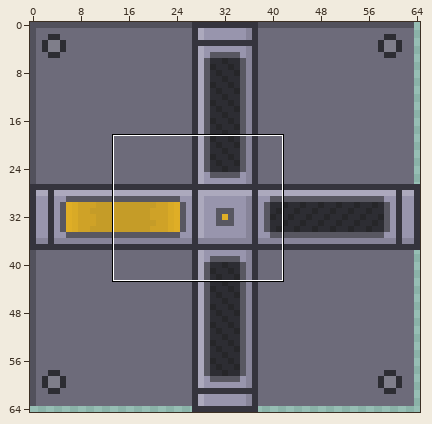
Pixel-art file, stored at assets/sprites/module_sprite_64x64.aseprite. The picture above shows the old version from afar; the outline marks the close-up.
Close-up. Before:
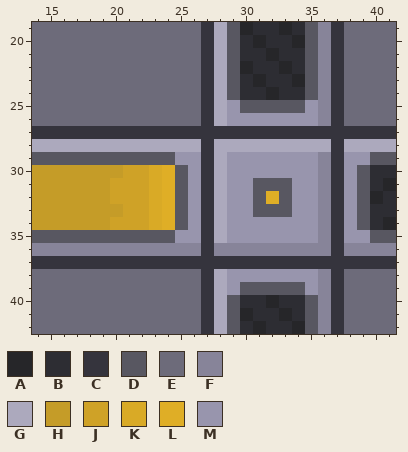
65x65 pixels, 1 frame. Colours within 5 levels of each other are drawn and written as one. Shown: x 14..41, y 19..42.
Palette (. is transparent): A #262629  B #2d2d33  C #35343d  D #585761  E #6d6b7a  F #878499  G #aca9bd  H #c59c28  J #cfa227  K #d9aa26  L #dfae26  M #9895ad
Pixels before, first column x 14:
19 EEEEEEEEEEEEECGDABBABDFCEEEE
20 EEEEEEEEEEEEECGDBABBADFCEEEE
21 EEEEEEEEEEEEECGDBBABBDFCEEEE
22 EEEEEEEEEEEEECGDABBABDFCEEEE
23 EEEEEEEEEEEEECGDBABBADFCEEEE
24 EEEEEEEEEEEEECGDBBABBDFCEEEE
25 EEEEEEEEEEEEECGMDDDDDMFCEEEE
26 EEEEEEEEEEEEECGMMMMMMMFCEEEE
27 CCCCCCCCCCCCCCCCCCCCCCCCCCCC
28 GGGGGGGGGGGGGCGGGGGGGGGCGGGG
29 DDDDDDDDDDDMMCGMMMMMMMFCMMDD
30 HHHHHHHJJKLDMCGMMMMMMMFCMDBB
31 HHHHHHJJJKLDMCGMMDDDMMFCMDBA
32 HHHHHHJJJKLDMCGMMDLDMMFCMDAB
33 HHHHHHHJJKLDMCGMMDDDMMFCMDBB
34 HHHHHHJJJKLDMCGMMMMMMMFCMDBA
35 DDDDDDDDDDDMMCGMMMMMMMFCMMDD
36 FFFFFFFFFFFFFCFFFFFFFFFCFFFF
37 CCCCCCCCCCCCCCCCCCCCCCCCCCCC
38 EEEEEEEEEEEEECGMMMMMMMFCEEEE
39 EEEEEEEEEEEEECGMDDDDDMFCEEEE
40 EEEEEEEEEEEEECGDBBABBDFCEEEE
41 EEEEEEEEEEEEECGDABBABDFCEEEE
42 EEEEEEEEEEEEECGDBABBADFCEEEE
New version:
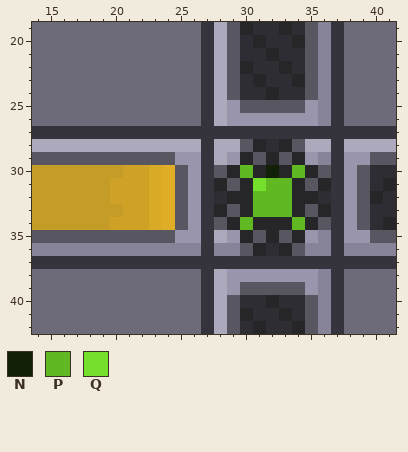
Colours new in this view: N #112107  P #60b823  Q #75e02b
Message: Added reciever/emittor modules
Difference:
layer "Diode/BG" now hidden
layer "Diode/On" now hidden
layer "Reciever/BG" added
layer "Reciever/Color_Mask" added
layer "Reciever/Test_Color_Green" multiply added
Layers "Reciever/Test_Color_Green", "Reciever/BG":
y 28: x 30..34 GGGGG -> DABAD
y 29: x 30..34 MMMMM -> ADADA
y 30: x 28..36 GMMMMMMMF -> DAPANAPAD
y 31: x 28..36 GMMDDDMMF -> ADAQPPADA
y 32: x 28..36 GMMDLDMMF -> BAAPPPAAB
y 33: x 28..36 GMMDDDMMF -> ADAPPPADA
y 34: x 28..36 GMMMMMMMF -> DAPAAAPAD
y 35: x 30..34 MMMMM -> ADADA
y 36: x 30..34 FFFFF -> DABAD
